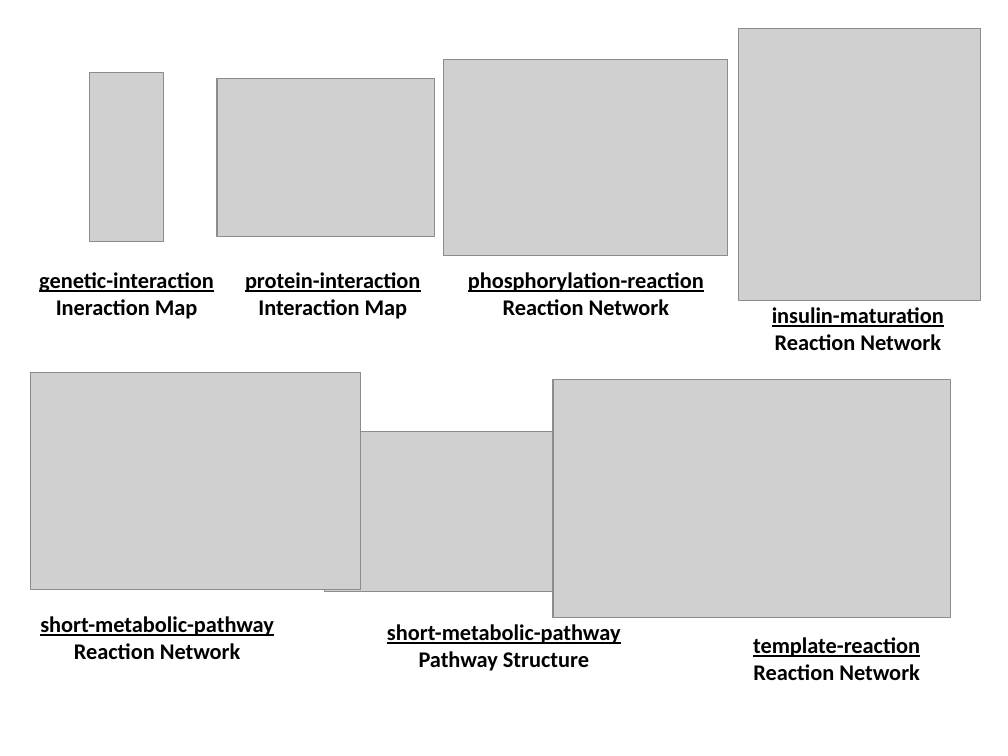
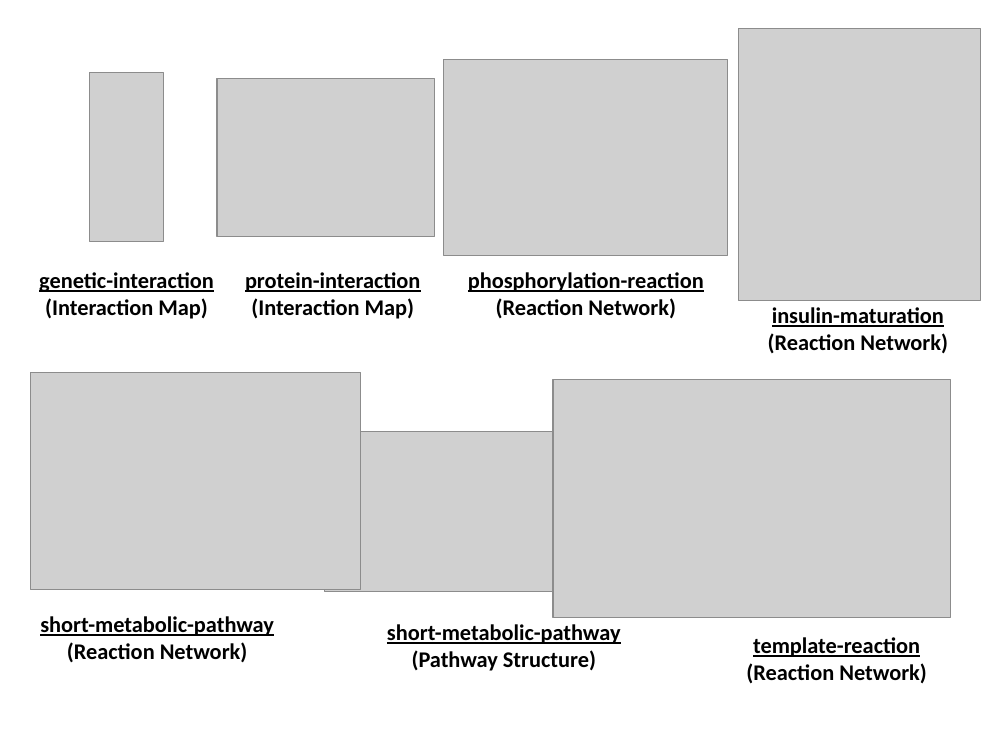
Before and after one commit to sysbio-curie/BiNoM, a slide deck: slide 1 of binom/doc/binom2_paper/figures/6biopax3_examples.ppt. Drawn at 1008x756 pixels with LibreOffice and Linux fonts; fonts in the diff are those of the drawing; grey boxes stand for pictures. Boxes give left, top, right and bottom in pixels: in the first picture for what was removed or moved away, otherwise in the second. Text is boxed around its words. In the diff, an @@ line names an element or a change of style, - is before the commit and + after.

```diff
--- a/binom/doc/binom2_paper/figures/6biopax3_examples.ppt
+++ b/binom/doc/binom2_paper/figures/6biopax3_examples.ppt
@@ text at bbox=[45, 298, 207, 319]: text changed @@
-Ineraction Map
+(Interaction Map)
@@ text at bbox=[251, 298, 414, 319]: text changed @@
-Interaction Map
+(Interaction Map)
@@ text at bbox=[496, 298, 676, 319]: text changed @@
-Reaction Network
+(Reaction Network)
@@ text at bbox=[768, 333, 948, 354]: text changed @@
-Reaction Network
+(Reaction Network)
@@ text "template-reaction": place and size @@
-text "template-reaction" at bbox=[753, 637, 920, 680]
+text "template-reaction" at bbox=[746, 637, 927, 683]
@@ text at bbox=[67, 642, 248, 662]: text changed @@
-Reaction Network
+(Reaction Network)
@@ text at bbox=[412, 650, 596, 671]: text changed @@
-Pathway Structure
+(Pathway Structure)
@@ text at bbox=[746, 663, 927, 683]: text changed @@
-Reaction Network
+(Reaction Network)
```
Also in this commit, not shown: 3 other files.
